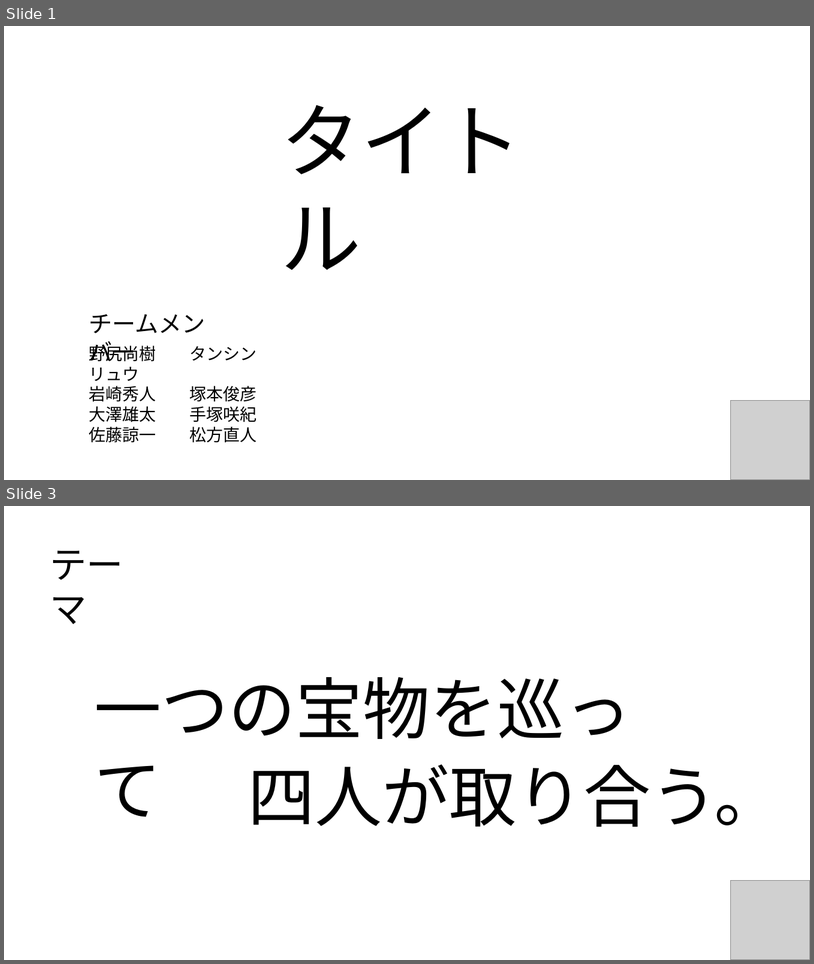
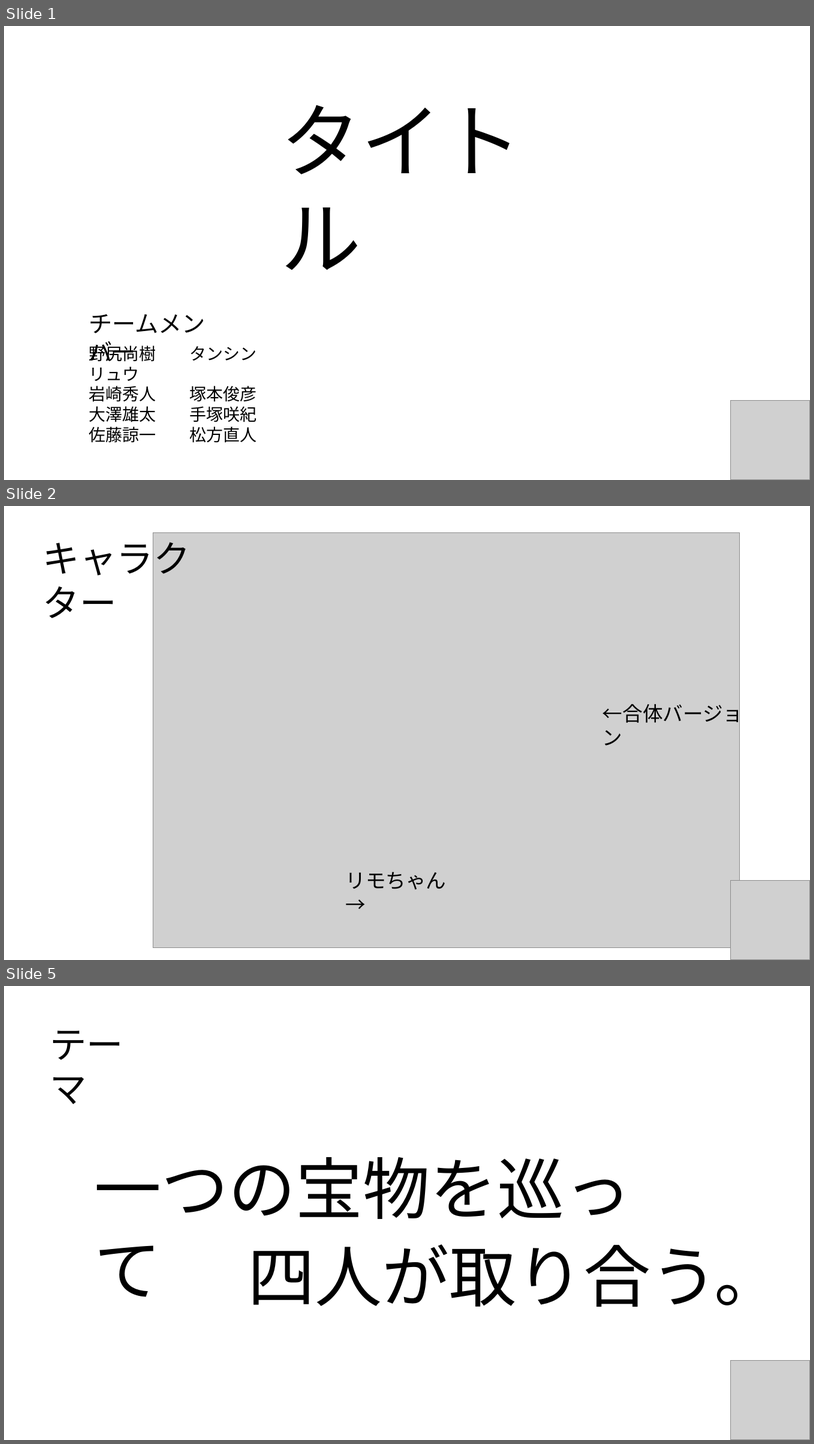
Before and after one commit to CaseStudyG18/master, a slide deck: G18_プレゼン用PWP.pptx. Shown one above the other, each under a label of ours: slides 1 and 3 before the commit, slides 1, 2 and 5 after it; the slides between them are not shown. The pictures are 814x964 and 814x1444 pixels, drawn with LibreOffice and Linux fonts; fonts in the diff are those of the drawing; grey boxes stand for pictures. Boxes give left, top, right and bottom in pixels: in the first picture for what was removed or moved away, otherwise in the second. Text is boxed around its words. In the diff, an @@ line names an element or a change of style, - is before the commit and + after.

```diff
--- a/G18_プレゼン用PWP.pptx
+++ b/G18_プレゼン用PWP.pptx
@@ slide 2 added at box(4, 506, 810, 960), background #FFFFFF @@
@@ text added at box(43, 534, 191, 618), 44 pt, text #000000 @@
+キャラクター
@@ picture added at box(153, 532, 740, 948) @@
@@ text added at box(603, 700, 744, 745), 24 pt, text #000000 @@
+←合体バージョン
@@ text added at box(346, 871, 447, 889), 24 pt, text #000000 @@
+リモちゃん→
@@ picture added at box(731, 880, 810, 960) @@
@@ what was slide 3 is now slide 5 @@
```
Also in this commit, not shown: 2 slides changed, 2 other slides added, 1 slide removed, 1 other file.
